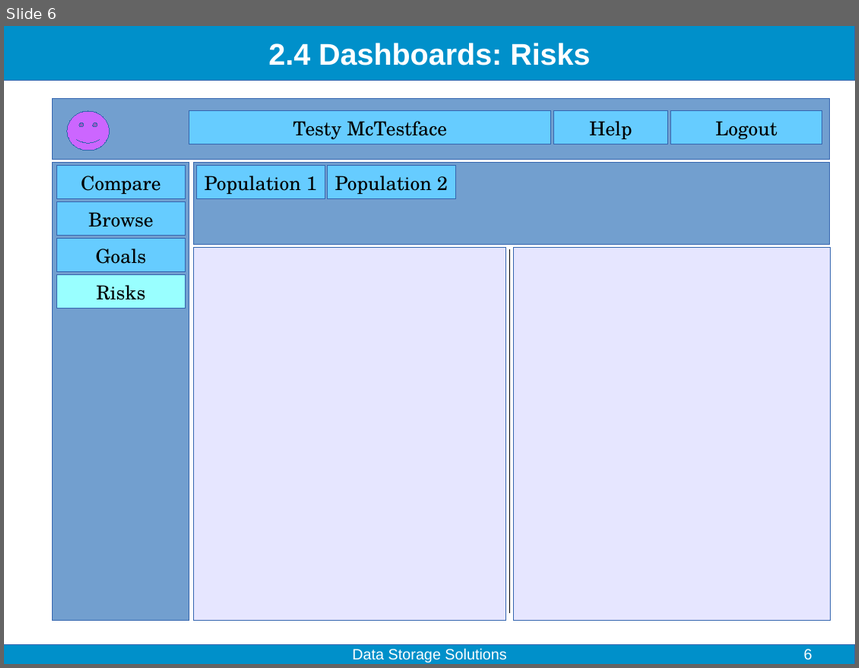
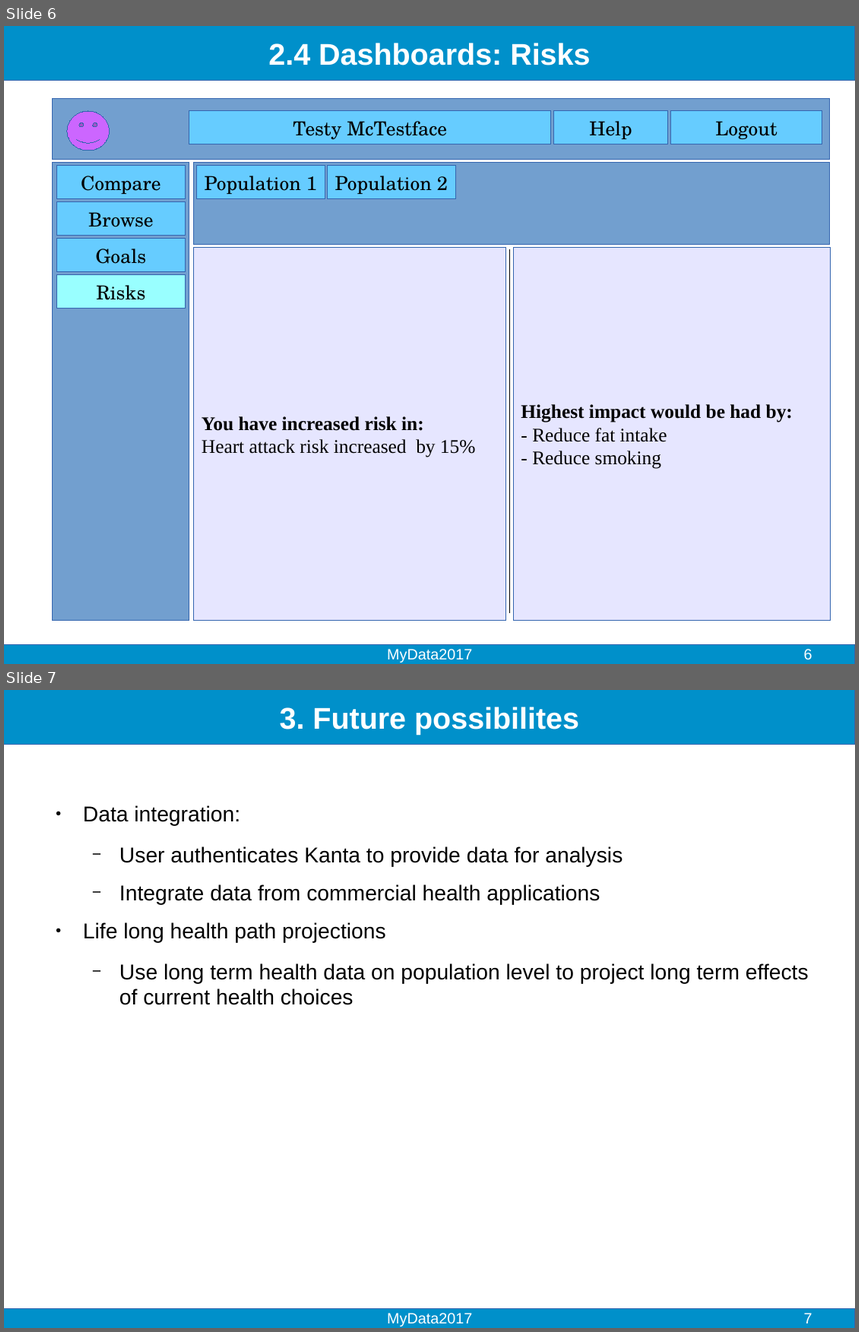
Before and after one commit to Gulfa/mydata_hackathon, a slide deck: Slides.odp. Shown one above the other, each under a label of ours: slide 6 before the commit, slides 6 and 7 after it. The pictures are 859x668 and 859x1332 pixels, drawn with LibreOffice and Linux fonts; fonts in the diff are those of the drawing. Boxes give left, top, right and bottom in pixels: in the first picture for what was removed or moved away, otherwise in the second. Text is boxed around its words. In the diff, an @@ line names an element or a change of style, - is before the commit and + after.

```diff
--- a/Slides.odp
+++ b/Slides.odp
@@ slide 7 added at <box>4,690,855,1328</box>, background #FFFFFF; not listed: 2 template elements that a slide beside it also shows @@
@@ title added at <box>280,707,579,735</box>, 28 pt, text #FFFFFF, bold @@
+3. Future possibilites
@@ text added at <box>83,806,809,1005</box>, 20 pt, text #000000 @@
+● Data integration:
+  − User authenticates Kanta to provide data for analysis
+  − Integrate data from commercial health applications
+● Life long health path projections
+  − Use long term health data on population level to project long term effects of current health choices
@@ text added at <box>387,1313,472,1327</box>, 14 pt, text #FFFFFF @@
+MyData2017
@@ page number added at <box>804,1313,813,1324</box>, 14 pt, text #FFFFFF @@
+7
@@ slide 6 changed as well @@
@@ text in rectangle at <box>521,404,793,469</box>: text added @@
+Highest impact would be had by:
+- Reduce fat intake
+- Reduce smoking
@@ text in rectangle at <box>202,417,476,458</box>: text added @@
+You have increased risk in:
+Heart attack risk increased by 15%
@@ text at <box>387,649,472,663</box>: text changed @@
-Data Storage Solutions
+MyData2017
```
Also in this commit, not shown: 5 other slides changed.
